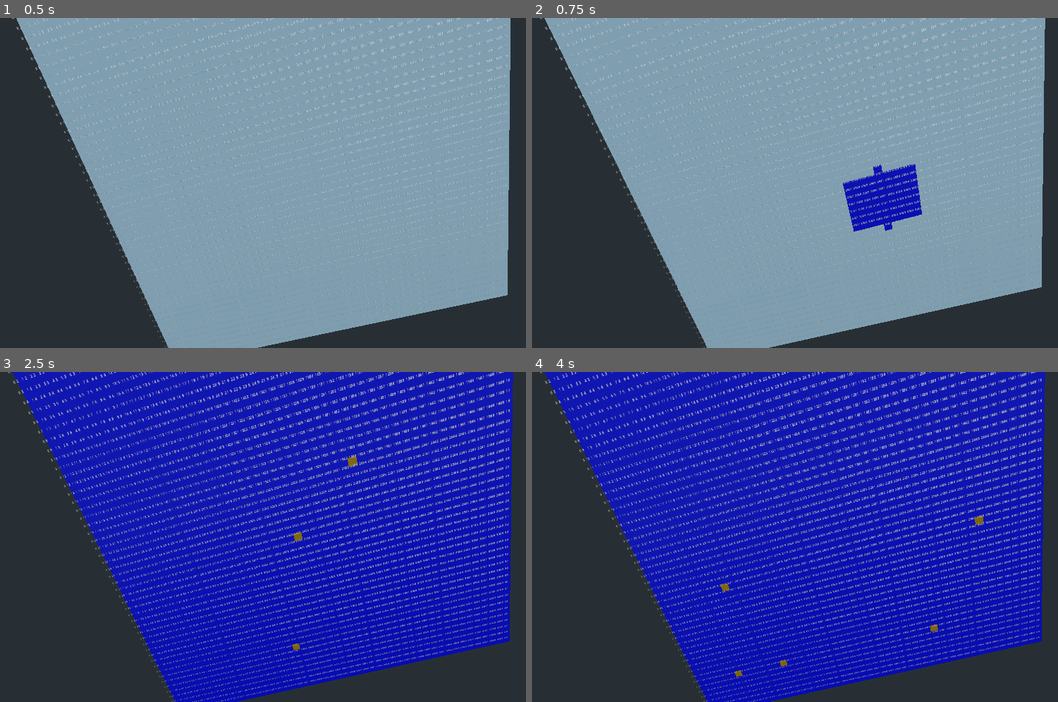
Above: before the commit, frames 1-4 (two rows, left to right).
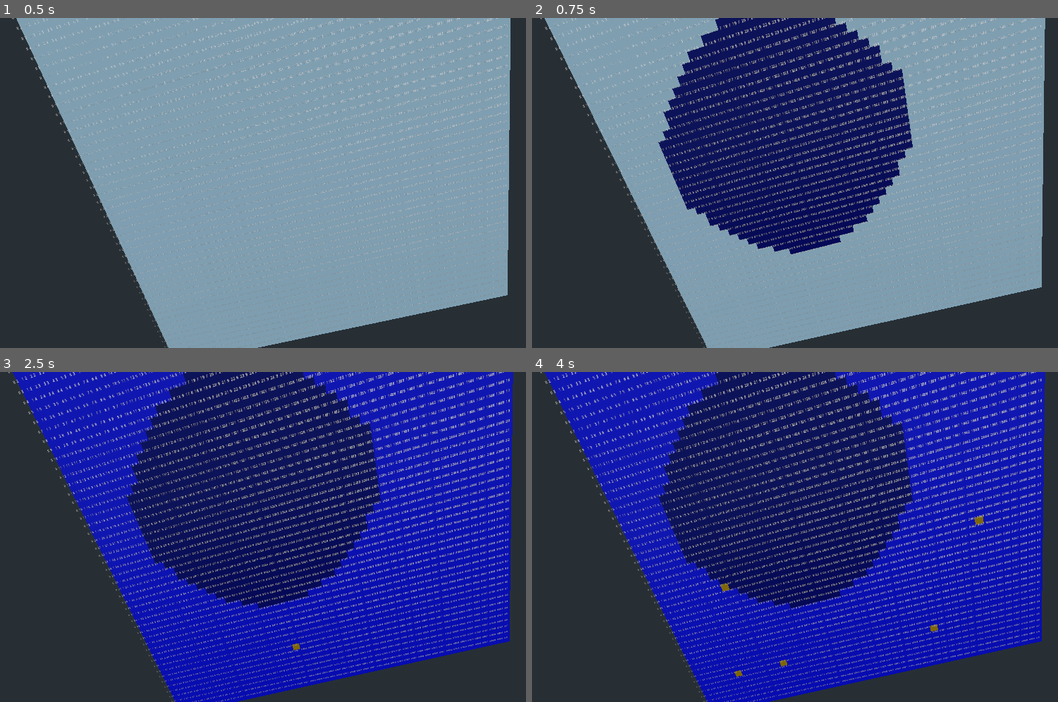
Above: after the commit, the same moments.

Repository: nestorac/earth
Game: Godot game, scene res://Globe.tscn
The game is run twice, just before and just after one commit, with the same random seed, the same clock (stepped at 60 frames per second) and the same inputs.
Inputs (mouse positions are in pixels of both pictures, inside the frame that each line leads up to):
- Up to frame 1 (0.5 s): no input
- Up to frame 2 (0.75 s): move the mouse to (910, 166) at 0.52 s; hold T (test1) from 0.53 s (still down)
- Up to frame 3 (2.5 s): tap Enter at 1.25 s; move the mouse to (142, 553) at 1.27 s; release T (test1) at 1.28 s; tap W (set_forest) at 1.35 s; tap T (test1) at 1.55, 2.3 s; tap Space (spawn_cells) at 2 s; move the mouse to (310, 464) at 2.02 s; hold E (set_land) from 2.03 s (still down)
- Up to frame 4 (4 s): tap Enter at 2.75 s; move the mouse to (758, 603) at 2.77 s; release E (set_land) at 2.78 s; tap Q (set_sea) at 2.85 s; tap T (test1) at 3.05, 3.8 s; tap Space (spawn_cells) at 3.5 s; move the mouse to (958, 586) at 3.52 s; hold Space (spawn_cells) from 3.53 s (still down)

Frame 1 is identical in both runs. In frame 2, 28% of the frame differs, in the area x 23-75%, y 0-72%; in frame 3, 26%; in frame 4, 26%.
Error in both runs: Attempt to call function 'get_surface_material' in base 'null instance' on a null instance. (res://Scripts/hexagon.gd:7)

Commit message:
Now the circle is more accurate, added depth to modify surface color, going to add antialiasing.

Diff:
--- a/Scripts/MeshOfSquares.gd
+++ b/Scripts/MeshOfSquares.gd
@@ -18,30 +18,30 @@
 
 func create_sea():
 	for child in get_children():
-		child.set_terrain(WATER)
+		child.set_terrain(WATER, 1.0)
 
 func random_land(terrain):
 	var array = get_children()
 	array.shuffle()
 	var random_land = array.front()
-	random_land.set_terrain(terrain)
+	random_land.set_terrain(terrain, 1.0)
 
 
 
 func impact(x, y, radius, terrain):
 	var square = get_square(x,y)
-	square.set_terrain(terrain)
+	square.set_terrain(terrain, 0.5)
 
 	for i in range(radius):
-		for j in range((radius)-((i*i)/round(((PI*PI)*2)))):
+		for j in range((radius)-round((i*i)/((PI*PI*2)))):
 			square = get_square(x+i, y+j)
-			square.set_terrain(terrain)
+			square.set_terrain(terrain, 0.5)
 			square = get_square(x+i, y-j)
-			square.set_terrain(terrain)
+			square.set_terrain(terrain, 0.5)
 			square = get_square(x-i,y+j)
-			square.set_terrain(terrain)
+			square.set_terrain(terrain, 0.5)
 			square = get_square(x-i,y-j)
-			square.set_terrain(terrain)
+			square.set_terrain(terrain, 0.5)
 
 
 func get_square(x, y):
@@ -58,7 +58,7 @@
 
 func _process(delta):
 	if Input.is_action_pressed("test1"):
-		impact(30,30,5,WATER)
+		impact(20,20,15,WATER)
 #		var sqr = get_square(5,100)
 #		if (sqr != null):
 #			sqr.set_terrain(ICE)
--- a/Scripts/Square.gd
+++ b/Scripts/Square.gd
@@ -13,6 +13,8 @@
 var color = Color(0.5, 0, 0)
 export var terrain = WATER
 var st = SurfaceTool.new()
+
+var depth = 1.0 # between 0 and 1
 
 var up
 var down
@@ -64,20 +66,20 @@
 ##	st.set_material(mat)
 
 
-func set_terrain(_terrain):
+func set_terrain(_terrain, depth):
 
 	var material = get_surface_material(0)
 	terrain = _terrain
 
 	match terrain:
 		WATER:
-			color = Color(0.1, 0.1, 1)
+			color = Color(depth*0.1, depth*0.1, depth*1)
 		LAND:
-			color = Color(1, 0.66, 0)
+			color = Color(depth*1, depth*0.66, depth*0)
 		ICE:
-			color = Color(0.15, 1, 1)
+			color = Color(depth*0.15, depth*1, depth*1)
 		GRASS:
-			color = Color(0.1, 0.7, 0.1)
+			color = Color(depth*0.1, depth*0.7, depth*0.1)
 
 	material.albedo_color = color
 
